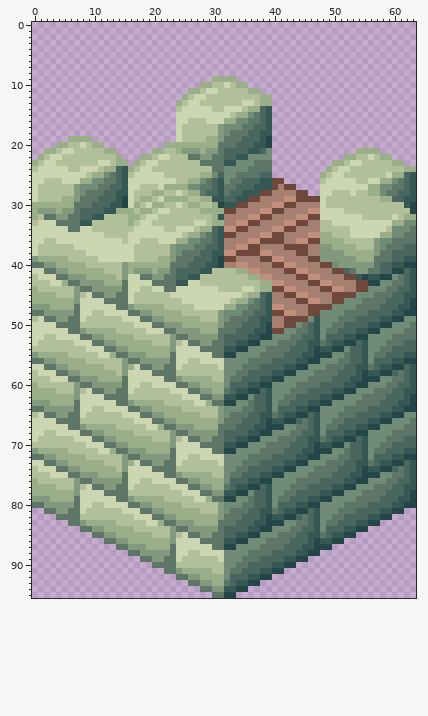
Edited in one commit: sprite sheet (apps/client/src/metadata/probable-waffle/sprites/factions/buildings/tivara/wall/wall_top_left_bottom_left.png). Above, as it was before the edit.
The file is 64x96 pixels.
After:
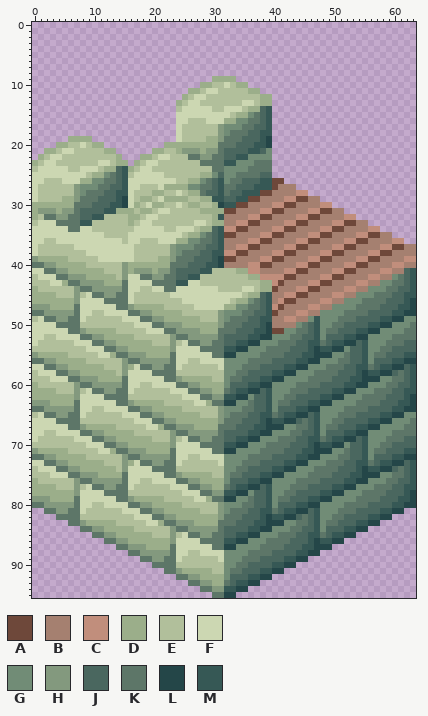
Palette (. is transparent): A #6e483a  B #a58070  C #c18e7c  D #9bae8a  E #b1bf9b  F #ccd7b2  G #718c76  H #83997e  J #4a675f  K #5d7668  L #244648  M #365855
The exact change:
y 21: x 54..57 DDDD -> ....
y 22: x 52..59 DDEEFEDD -> ........
y 23: x 50..61 DDEFFEEEEEDD -> ............
y 24: x 49..63 DEFFEEEEEEEEEDD -> ...............
y 25: x 48..63 DEFFEEEEEEEFDDJM -> ................
y 26: x 48..63 EFFFFFEEFFDDGKJM -> ................
y 27: x 42..43 AA -> BB; x 48..63 FFFFFFFFDDGGKKJM -> ................
y 28: x 44..45 AA -> CC; x 48..63 FFEEEFEEDDGKKJJM -> ................
y 29: x 46..63 AAFEEEEEEEEEDDJJMM -> BB................
y 30: x 48..63 FEEEEEEEEEEEEEML -> CC..............
y 31: x 48..63 FFFFEEEEEEEEEEEL -> AABB............
y 32: x 48..63 FFFFFFFEEEEEFEDD -> BBBBCC..........
y 33: x 48..63 EEFFFFFFFFFFDDGG -> BBCCAABB........
y 34: x 48..63 EEEEEFFFFFFEGGGK -> CCAABBBBCC......
y 35: x 48..63 DDEEEFFFFFDDGGKK -> AABBBBCCAABB....
y 36: x 40..41 AA -> BB; x 48..63 DDDDEEEEEHGGKKKK -> BBBBCCAABBBBCC..
y 37: x 42..43 AA -> CC; x 48..63 HHDDDDEEEHGKKKJJ -> BBCCAABBBBCCAABB
y 38: x 36..45 AACCBBBBAA -> BBBBCCAABB; x 48..63 HHHHDDDDDHKKJJJJ -> CCAABBBBCCAABBBB
y 39: x 38..41 AACC -> CCAA; x 46..63 AAHHHHHHDDDKKKJJMM -> CCAABBBBCCAABBBBCC
y 40: x 34..63 CCBBBBAACCBBBBAAGHHHHHHKJJMMLL -> BBCCAABBBBCCAABBBBCCAABBBBCCBB
y 41: x 42..45 AACC -> CCAA; x 50..61 AAJKHHKKJJLL -> CCAABBBBCCBB
y 42: x 40..59 BBBBAACCBBBBAAMLMMLL -> CCAABBBBCCAABBBBCCBB
y 43: x 41 C -> A; x 46..49 AACC -> CCAA; x 54..57 AALL -> CCBB
y 44: x 41..55 ACCBBBBAACCBBAA -> BBBCCAABBBBCCBB
y 45: x 42..45 AACC -> CCAA; x 50..53 AAAA -> CCBB
y 46: x 41..51 BBBAACCBBAA -> CAABBBBCCBB
y 47: x 41 C -> A; x 46..49 AAAA -> CCBB
y 48: x 41..47 ACCBBAA -> BBBCCBB
y 49: x 42..45 AAAA -> CCBB
y 50: x 42..43 AA -> BB
Boxes around the changes in both pictures, in picture pixels (x1, y1, x2, y2):
changed: (236, 148, 416, 328)
